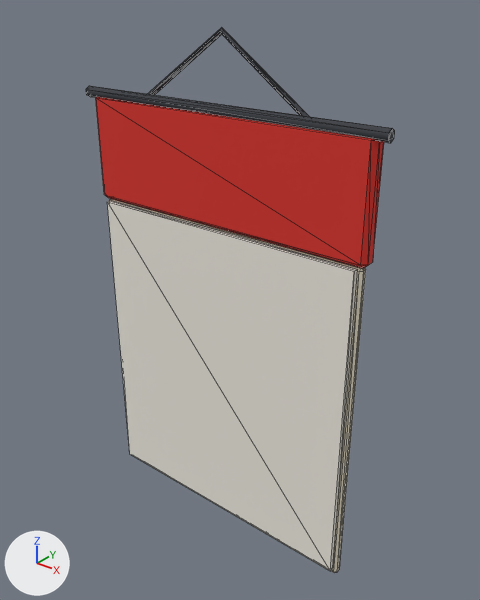
The glTF model assets/interiors/calendar_wall.glb: old version first, new version second.
Camera for both pictures: a 50 mm lens placed at (0.427, -0.5, 0.614), pointed at (0.014, 0.016, 0.294). Every picture has the same lights, and +X, +Y and +Z are marked at lower left. The first picture is the older version. Mesh edges are drawn as thin lines. Vertices at exactly the same position are counted once.

Objects in the first picture: 'calendar_wall'.
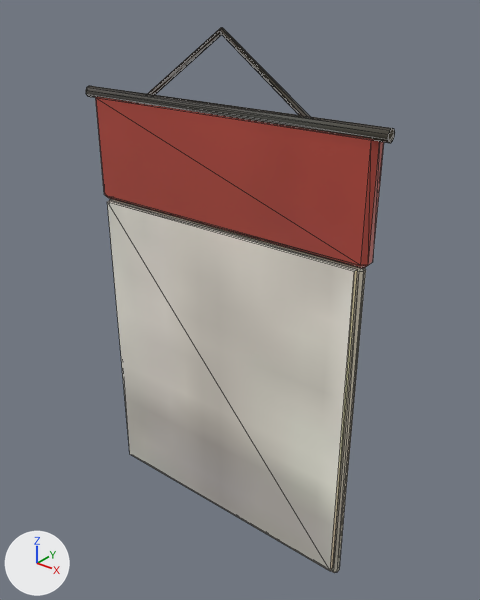
Pixel boxes [x1, y1, x2, y2] of what changed, in the pictures (480 x 600 px):
'calendar_wall', reshaped
    before: [86, 27, 395, 573]
    after: [86, 28, 395, 573]
part 1 of me_calendar_wall, built on
    both: [86, 86, 395, 143]
part 2 of me_calendar_wall, built on
    before: [148, 27, 309, 116]
    after: [148, 28, 309, 116]
part 3 of me_calendar_wall, recoloured
    both: [107, 200, 358, 571]
part 4 of me_calendar_wall, recoloured
    both: [96, 97, 384, 269]

The change, as a diff of the scene's bpy script:
```diff
--- a/assets/interiors/calendar_wall.glb.py
+++ b/assets/interiors/calendar_wall.glb.py
@@ img_calendar_wall_basecolor @@
+img_calendar_wall_basecolor = load_image('calendar_wall_basecolor', '_unpacked/calendar_wall_basecolor', 44, 44, 'sRGB')
@@ img_calendar_wall_orm @@
+img_calendar_wall_orm = load_image('calendar_wall_orm', '_unpacked/calendar_wall_orm', 22, 22, 'Non-Color')
@@ mat_pi_lacquer @@
+mat_pi_lacquer = bpy.data.materials.new('pi_lacquer')
+# colours: red #c75043
+# uses the picture img_calendar_wall_basecolor
+# uses the picture img_calendar_wall_orm
@@ mat_bld_iron @@
+mat_bld_iron = bpy.data.materials.new('bld_iron')
+# colours: dark grey #534e48
+# uses the picture img_calendar_wall_basecolor
+# uses the picture img_calendar_wall_orm
@@ mat_i_offwhite @@
+mat_i_offwhite = bpy.data.materials.new('i_offwhite')
+# colours: white #fffff2
+# uses the picture img_calendar_wall_basecolor
+# uses the picture img_calendar_wall_orm
@@ me_calendar_wall @@
 # used by ob_calendar_wall; location = (0.0, 0.0, 0.0)
-me_calendar_wall.from_pydata(...)  # 80 vertices, 140 faces; spans x -0.185..0.185, y -0.009..0.009, z 0.0..0.573
+me_calendar_wall.from_pydata(...)  # 94 vertices, 168 faces; spans x -0.185..0.185, y -0.009..0.009, z 0.0..0.573
+# me_calendar_wall part 1
+# 4 vertices are removed from x -0.185..0.185, y -0.009..0.002, z 0.497..0.503
+# 18 faces are deleted
+# 4 vertices move from x -0.185..0.185, y -0.009..0.002, z 0.497..0.503 to x -0.185..0.185, y -0.007..0.0, z 0.495..0.505
+# 6 vertices are added at (-0.185, 0.002, 0.498), (-0.185, 0.002, 0.502), (-0.185, -0.009, 0.502), (-0.185, -0.009, 0.498), (-0.185, 0.0, 0.505), (-0.185, -0.007, 0.505)
+# 6 new vertices lie (0.37, 0.0, 0.0) away from vertices in x -0.185, y -0.009..0.002, z 0.497..0.502
+# 34 new faces join them, mat_bld_iron
+# me_calendar_wall part 2
+# 6 vertices are removed from x -0.104..0.104, y 0.004..0.007, z 0.497..0.573
+# 20 faces are deleted
+# 12 vertices are added at x -0.104..0.104, y 0.003..0.008, z 0.498..0.573
+# 32 new faces join them, mat_bld_iron
+# me_calendar_wall part 3: 12 faces spanning x -0.165..0.165, y -0.009..-0.003, z 0.008..0.378 switch from mat_cloth_white (white #efebe1) to mat_i_offwhite
+# me_calendar_wall part 4: 44 faces spanning x -0.175..0.175, y -0.009..0.009, z 0.38..0.5 switch from mat_lantern_red (red #d93028) to mat_pi_lacquer
 me_calendar_wall.materials.append(mat_paper)
-me_calendar_wall.materials.append(mat_charcoal)  # dark grey #3b3e44
+me_calendar_wall.materials.append(mat_bld_iron)
```
